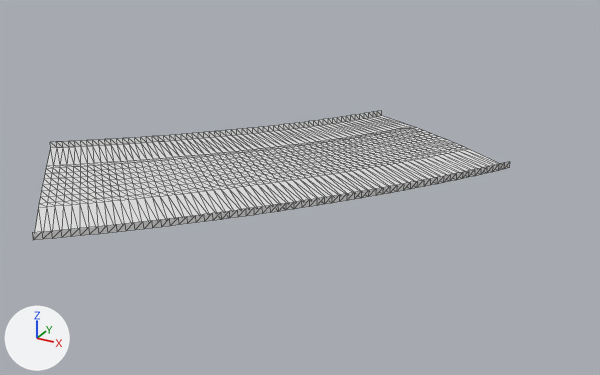
Before and after pictures for a commit that changed the glTF model public/assets/gen4/models/track-16.glb.
Before and after are seen from a camera (50 mm lens) standing at (693.8, -510.5, 52.9) and looking at (640.6, -413.7, 4.5). Arrows for +X, +Y and +Z are at lower left; the lights stay in place. The older version comes first. Mesh edges are drawn as thin lines. Vertices at exactly the same position are counted once.

In view in the first picture: 'track-16'.
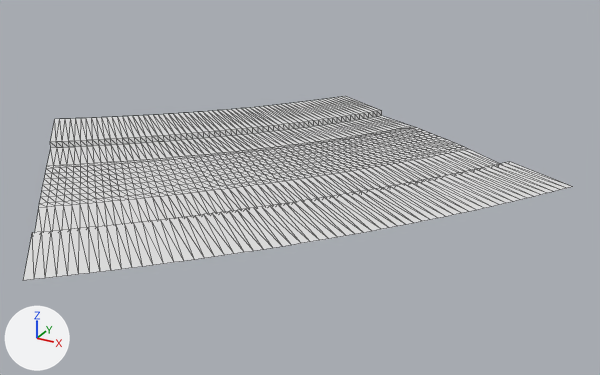
Pixel boxes [x1, y1, x2, y2] of what changed, in the pictures (600 x 375 px):
'track-16', reshaped (15% wider, 42% taller)
    before: [33, 111, 510, 240]
    after: [23, 96, 573, 280]
part 1 of me_track_16, added
    after: [23, 162, 573, 280]
part 2 of me_track_16, added
    after: [50, 96, 382, 142]

What changed in the scene script:
```text
Change me_track_16:
    used by ob_track_16; location = (0.0, 0.0, 0.0)
    remove me_track_16.from_pydata(...)  # 819 vertices, 1488 faces; spans x 601.5..666.3, y -448.2..-380.2, z 5.1..8.2
    add me_track_16.from_pydata(...)  # 945 vertices, 1736 faces; spans x 593.6..676.5, y -457.3..-374.0, z 5.1..8.5
    me_track_16 part 1
    53 vertices are added at x 631.1..676.5, y -457.3..-403.3, z 8.2..8.5
    10 new vertices lie (0.7, 0.9, 0.0) away from vertices in x 646.7..670.9, y -442.3..-412.0, z 8.3..8.4
    124 new faces join them
    me_track_16 part 2
    51 vertices are added at x 593.6..628.4, y -413.9..-374.0, z 5.5..7.2
    7 new vertices lie (0.6, 0.6, 0.0) away from vertices in x 596.9..617.7, y -411.1..-389.2, z 6.0..7.0
    5 new vertices lie (0.5, 0.7, 0.0) away from vertices in x 618.3..625.2, y -388.6..-379.0, z 5.7..6.0
    124 new faces join them
```
